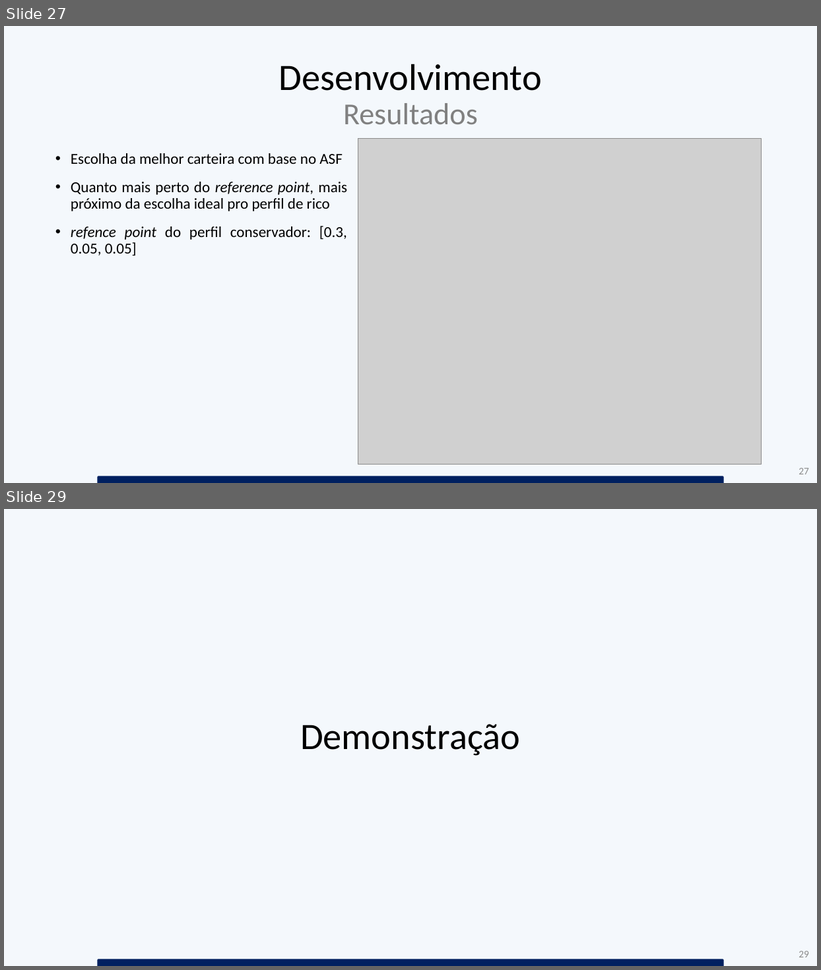
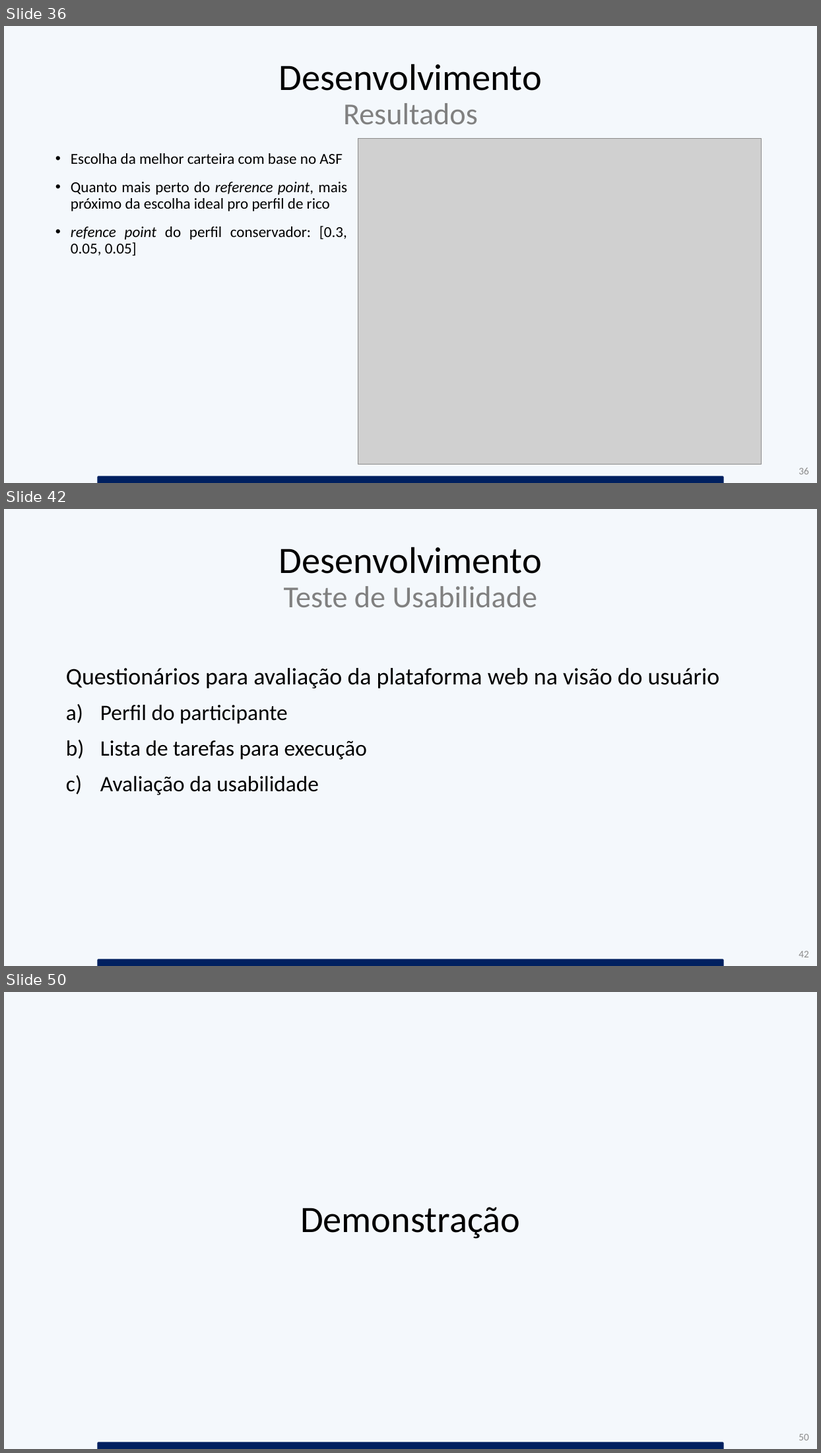
Before and after one commit to brunofvincensi/TCC, a slide deck: TCC_Apresentacao_Alexandre_e_Bruno.pptx. Shown one above the other, each under a label of ours: slides 27 and 29 before the commit, slides 36, 42 and 50 after it; the slides between them are not shown. The pictures are 821x970 and 821x1453 pixels, drawn with LibreOffice and Linux fonts; fonts in the diff are those of the drawing; grey boxes stand for pictures. Boxes give left, top, right and bottom in pixels: in the first picture for what was removed or moved away, otherwise in the second. Text is boxed around its words. In the diff, an @@ line names an element or a change of style, - is before the commit and + after.

```diff
--- a/TCC_Apresentacao_Alexandre_e_Bruno.pptx
+++ b/TCC_Apresentacao_Alexandre_e_Bruno.pptx
@@ slide 42 added at box(4, 509, 817, 966), background #DEEBF7 at 31% opacity @@
@@ title added at box(279, 547, 542, 608), 36 pt, text #808080 @@
+Desenvolvimento
+Teste de Usabilidade
@@ text added at box(66, 668, 720, 795), 26 pt, text #000000 @@
+Questionários para avaliação da plataforma web na visão do usuário
+a) Perfil do participante
+b) Lista de tarefas para execução
+c) Avaliação da usabilidade
@@ round same rect added at box(97, 960, 724, 966), fill #002060 @@
@@ page number added at box(799, 951, 809, 958), 12 pt, text #8C8C8C @@
+42
@@ what was slide 27 is now slide 36 @@
@@ page number at box(799, 468, 809, 475): text changed @@
-27
+36
@@ what was slide 29 is now slide 50 @@
@@ page number at box(799, 1434, 809, 1441): text changed @@
-29
+50
```
Also in this commit, not shown: 5 slides changed, 23 other slides added, 3 slides removed, 54 other files.
